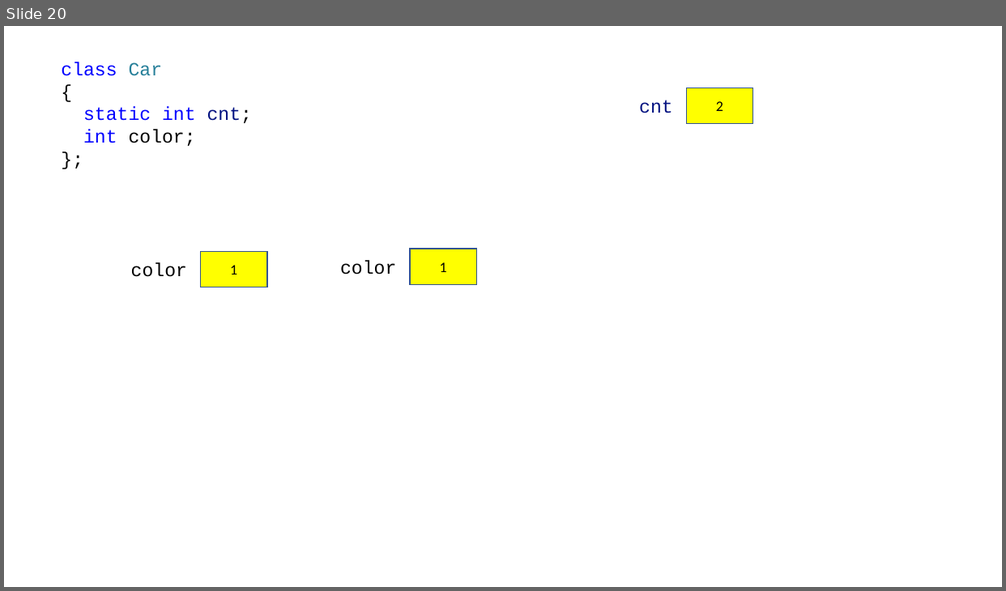
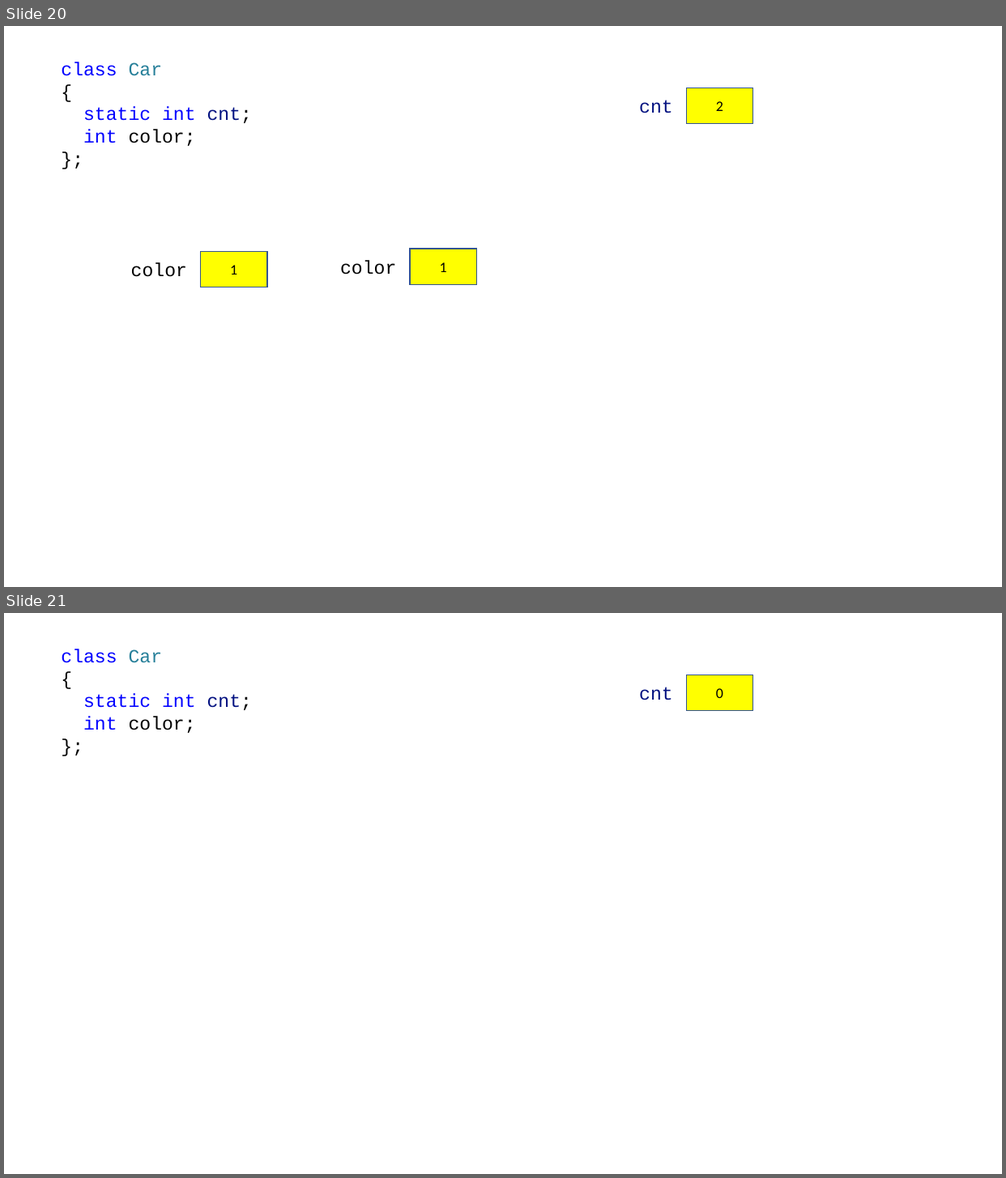
Before and after one commit to yoondev-classroom/hyundai_220510, a slide deck: cpp/220517.pptx. Shown one above the other, each under a label of ours: slide 20 before the commit, slides 20 and 21 after it. The pictures are 1006x591 and 1006x1178 pixels, drawn with LibreOffice and Linux fonts; fonts in the diff are those of the drawing. Boxes give left, top, right and bottom in pixels: in the first picture for what was removed or moved away, otherwise in the second. Text is boxed around its words. In the diff, an @@ line names an element or a change of style, - is before the commit and + after.

```diff
--- a/cpp/220517.pptx
+++ b/cpp/220517.pptx
@@ slide 21 added at bbox=[4, 613, 1002, 1174], background #FFFFFF @@
@@ text added at bbox=[61, 649, 252, 733], 18 pt, text #0000FF @@
+class Car
+{
+static int cnt;
+int color;
+};
@@ rectangle added at bbox=[687, 675, 753, 711], fill #FFFF00, outline #325491 1 pt, 14 pt, text #000000 @@
+0
@@ text added at bbox=[639, 687, 673, 700], 18 pt, text #001080 @@
+cnt
```
Also in this commit, not shown: 8 other files.
